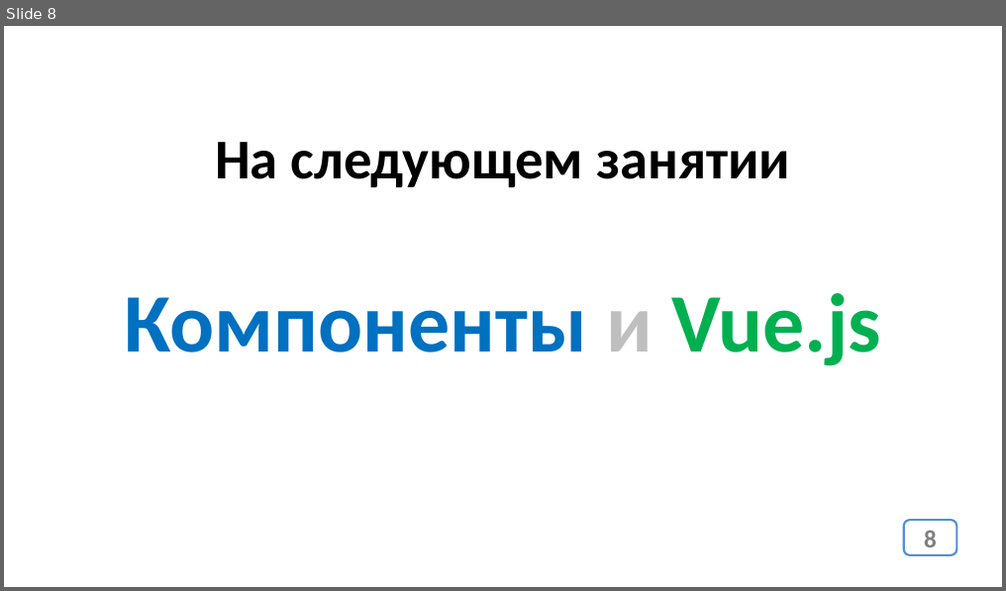
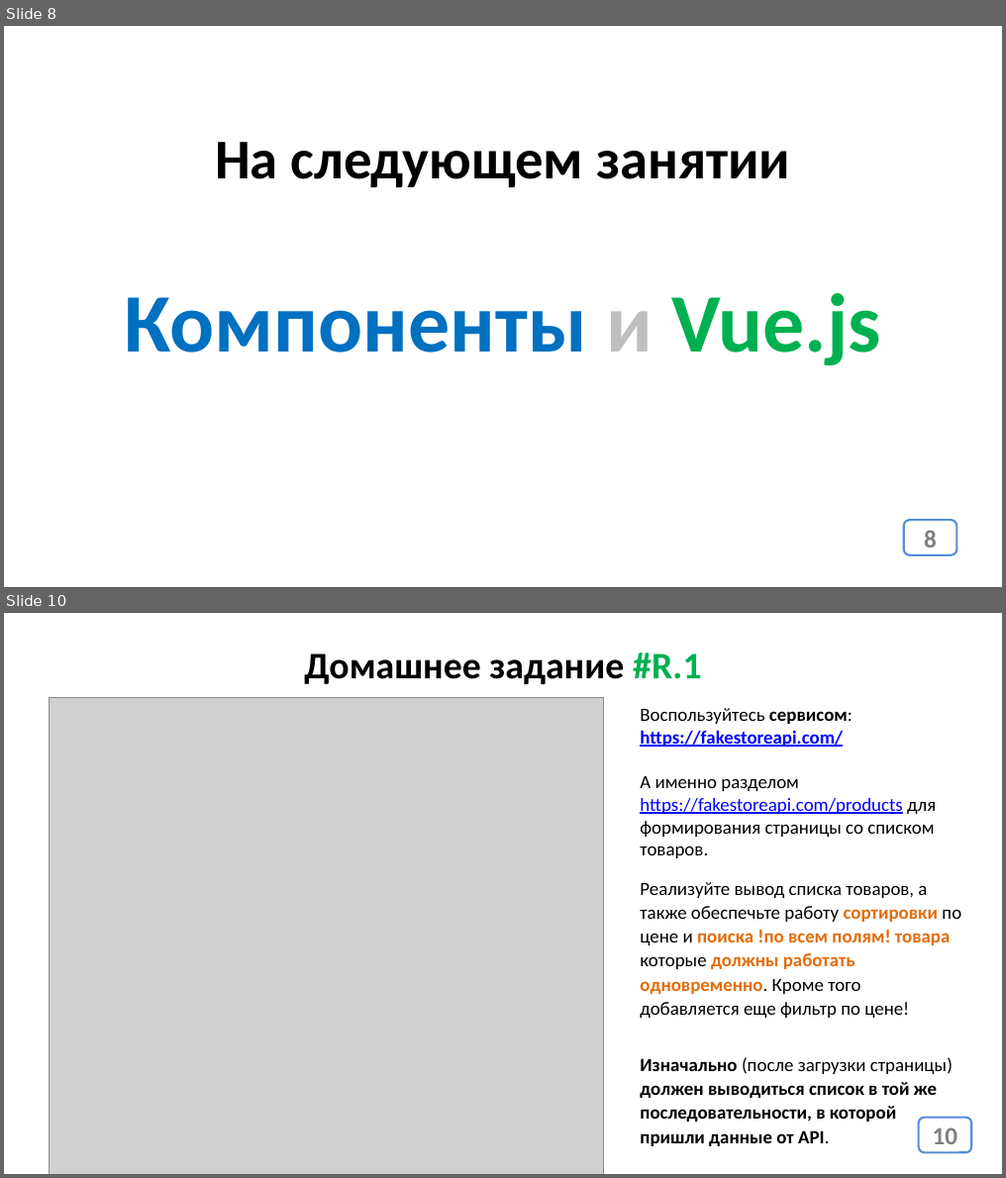
Before and after one commit to js-17-ort-dnipro/lesson18, a slide deck: lesson18.pptx. Shown one above the other, each under a label of ours: slide 8 before the commit, slides 8 and 10 after it; the slides between them are not shown. The pictures are 1006x591 and 1006x1178 pixels, drawn with LibreOffice and Linux fonts; fonts in the diff are those of the drawing; grey boxes stand for pictures. Boxes give left, top, right and bottom in pixels: in the first picture for what was removed or moved away, otherwise in the second. Text is boxed around its words. In the diff, an @@ line names an element or a change of style, - is before the commit and + after.

```diff
--- a/lesson18.pptx
+++ b/lesson18.pptx
@@ slide 10 added at box(4, 613, 1002, 1174), background #FFFFFF @@
@@ text added at box(304, 653, 701, 684), 36 pt, text #000000, bold @@
+Домашнее задание #R.1
@@ picture added at box(49, 697, 603, 1174) @@
@@ text added at box(640, 708, 936, 859), 18 pt, text #000000 @@
+Воспользуйтесь сервисом: https://fakestoreapi.com/
+А именно разделом https://fakestoreapi.com/products для формирования страницы со списком товаров.
@@ text added at box(640, 882, 961, 1147), 18 pt, text #000000, bold @@
+Реализуйте вывод списка товаров, а также обеспечьте работу сортировки по цене и поиска !по всем полям! товара которые должны работать одновременно. Кроме того добавляется еще фильтр по цене!
+Изначально (после загрузки страницы) должен выводиться список в той же последовательности, в которой пришли данные от API.
@@ page number added at box(919, 1118, 972, 1153), fill #FFFFFF, outline #558ED5 2 pt, 24 pt, text #808080, bold @@
+10
```
Also in this commit, not shown: 1 other slide added, 1 other file.
